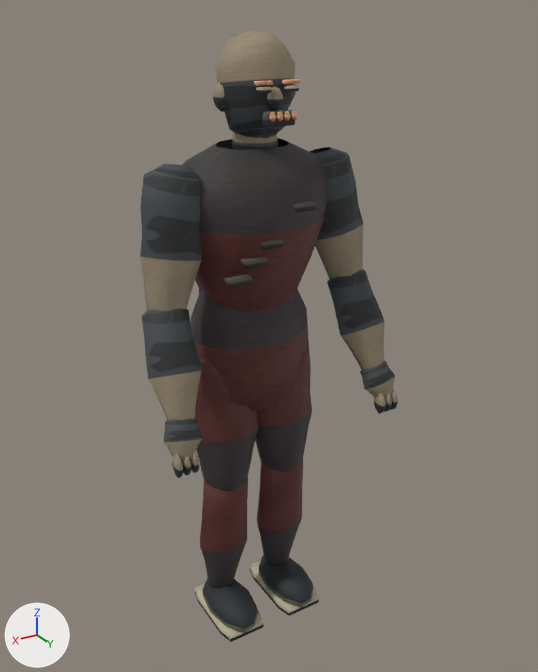
Before and after pictures for a commit that changed the FBX model Assets/Resources/ProductionArt/Crawler.fbx.
Rendered twice from a 50 mm lens placed at (0.958, 1.705, 1.777), pointed at (-0.042, 0.04, 0.944). Arrows for +X, +Y and +Z are at lower left; the lights stay in place. The first picture is the older version. Vertices at exactly the same position are counted once.

The first picture shows 'Crawler skinned body'.
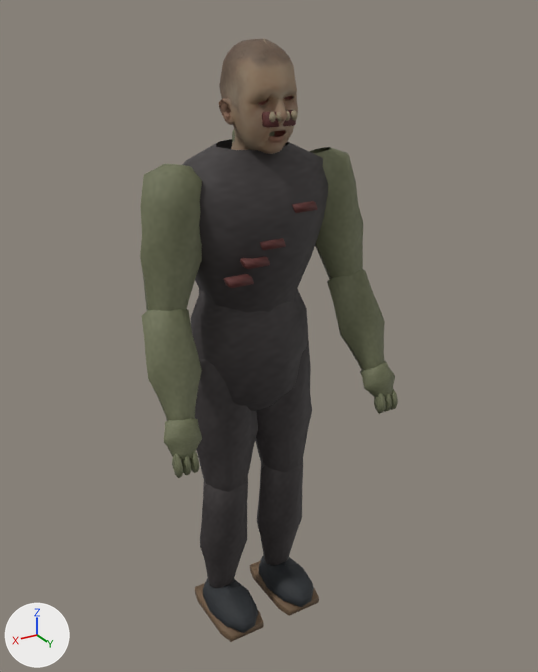
The change, as a list of edits to the scene's bpy script:
```text
Change me_crawler_skin:
    used by ob_crawler_skinned_body; location = (0.0, 0.0, 0.0)
    remove me_crawler_skin.from_pydata(...)  # 2628 vertices, 2242 faces; spans x -0.36..0.36, y -0.16..0.26, z 0.0..1.74
    add me_crawler_skin.from_pydata(...)  # 2996 vertices, 3227 faces; spans x -0.36..0.36, y -0.16..0.26, z 0.0..1.73
    me_crawler_skin part 1: the loose piece of 32 vertices spanning x -0.06..-0.01, y 0.14..0.15, z 1.63..1.64 is deleted
    me_crawler_skin part 2: the loose piece of 32 vertices spanning x 0.01..0.06, y 0.14..0.15, z 1.63..1.64 is deleted
    me_crawler_skin part 3: 46 vertices moved from x -0.1..0.09, y -0.03..0.18, z 1.2..1.71 to x -0.1..0.11, y -0.03..0.18, z 1.2..1.71; 452 vertices removed from x -0.11..0.15, y -0.05..0.17, z 1.16..1.74; 836 vertices added at x -0.1..0.1, y -0.04..0.18, z 1.2..1.73
    me_crawler_skin part 4: 1651 kept faces spanning x -0.36..0.36, y -0.16..0.26, z 0.0..1.57 get new texture (UV) coordinates
    other edits to the shape of me_crawler_skin do not show in these pictures
```

Pixel boxes [x1, y1, x2, y2] of what changed, in the pictures (538 x 672 px; the box of a moved part takes in the faces that stretch with it):
'Crawler skinned body', reshaped
    before: [140, 30, 398, 642]
    after: [140, 39, 398, 642]
part 1 of me_crawler_skin, deleted
    before: [282, 79, 300, 84]
part 2 of me_crawler_skin, deleted
    before: [254, 80, 273, 86]
part 3 of me_crawler_skin, moved or reshaped
    before: [213, 30, 317, 288]
    after: [219, 39, 318, 269]
part 4 of me_crawler_skin, surface changed
    both: [140, 110, 398, 642]
